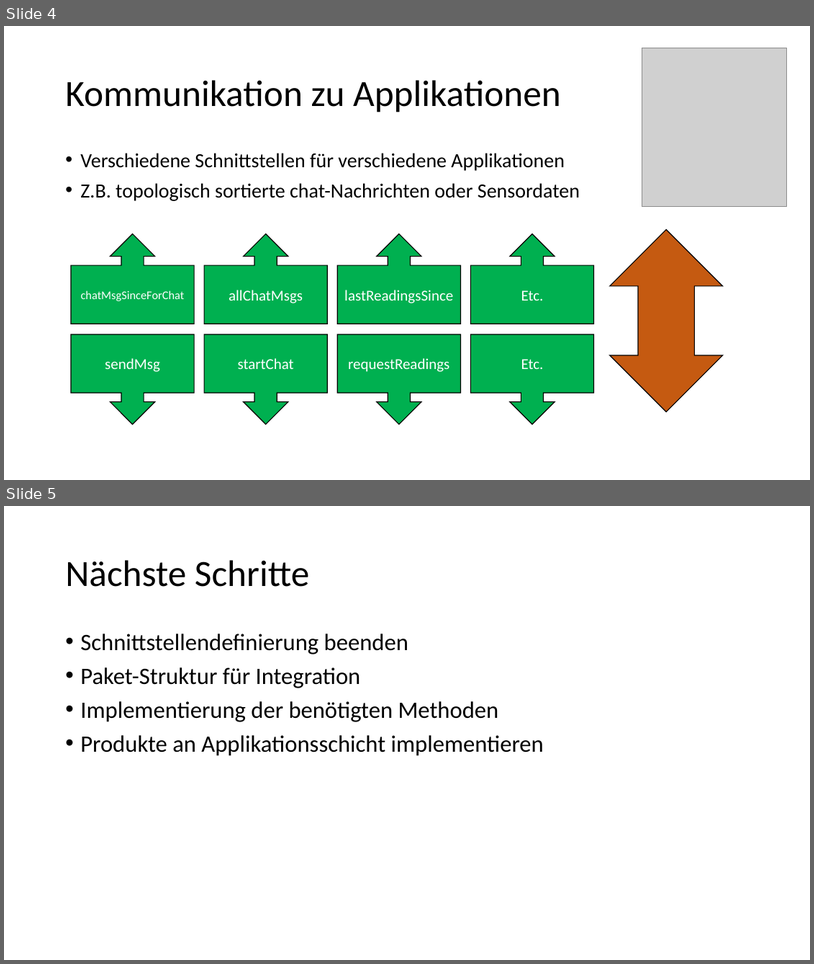
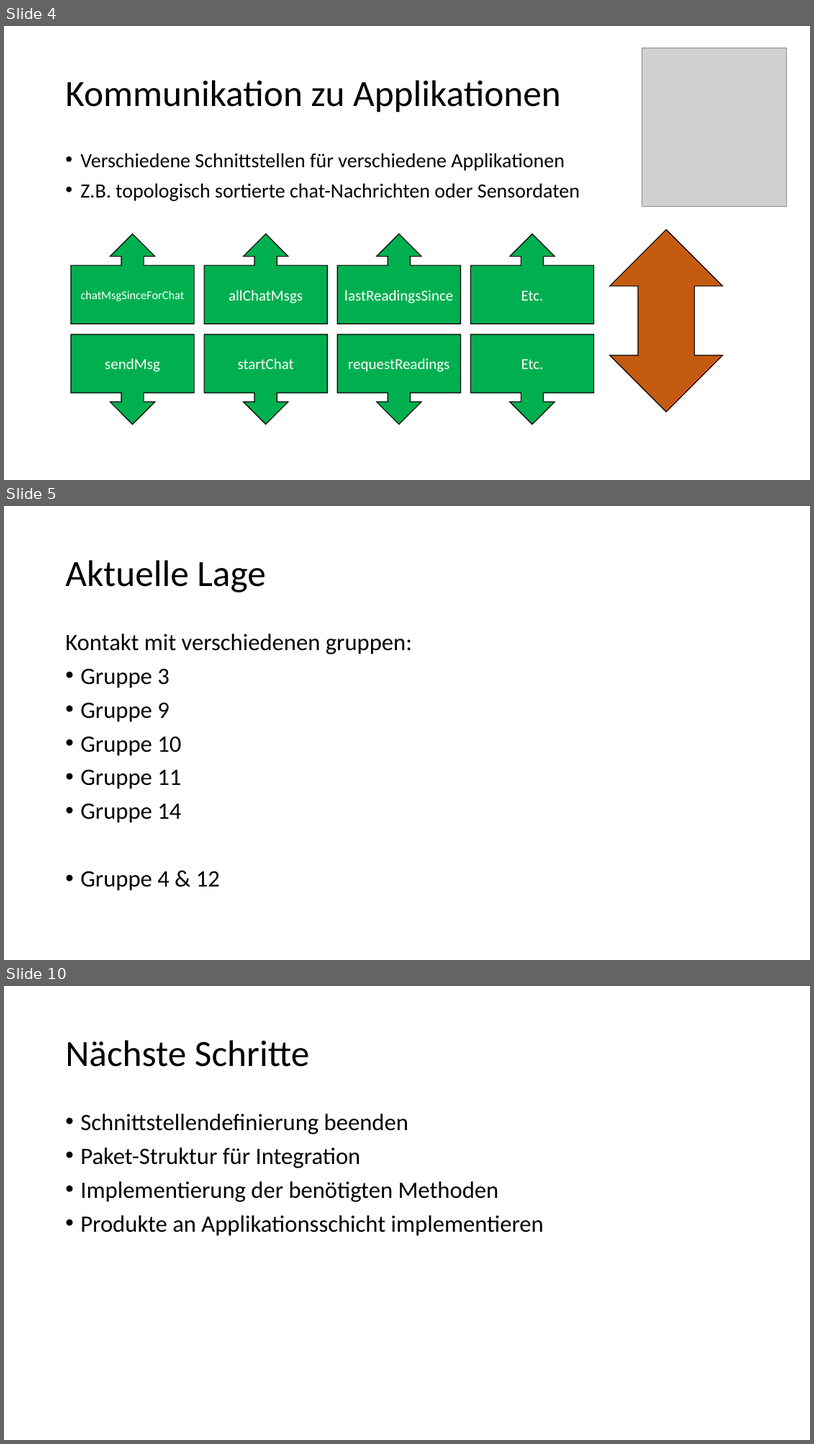
Before and after one commit to cn-uofbasel/BACnet, a slide deck: groups/07-logStore/Presentations/Zwischenstand16.04.2020.pptx. Shown one above the other, each under a label of ours: slides 4 and 5 before the commit, slides 4, 5 and 10 after it; the slides between them are not shown. The pictures are 814x964 and 814x1444 pixels, drawn with LibreOffice and Linux fonts; fonts in the diff are those of the drawing; grey boxes stand for pictures. Boxes give left, top, right and bottom in pixels: in the first picture for what was removed or moved away, otherwise in the second. Text is boxed around its words. In the diff, an @@ line names an element or a change of style, - is before the commit and + after.

```diff
--- a/groups/07-logStore/Presentations/Zwischenstand16.04.2020.pptx
+++ b/groups/07-logStore/Presentations/Zwischenstand16.04.2020.pptx
@@ slide 5 added at bbox=[4, 506, 810, 960], background #FFFFFF @@
@@ title added at bbox=[65, 560, 265, 592], 44 pt, text #000000 @@
+Aktuelle Lage
@@ text added at bbox=[65, 633, 412, 890], 28 pt, text #000000 @@
+Kontakt mit verschiedenen gruppen:
+• Gruppe 3
+• Gruppe 9
+• Gruppe 10
+• Gruppe 11
+• Gruppe 14
+• Gruppe 4 & 12
@@ what was slide 5 is now slide 10 @@
```
Also in this commit, not shown: 4 other slides added.
